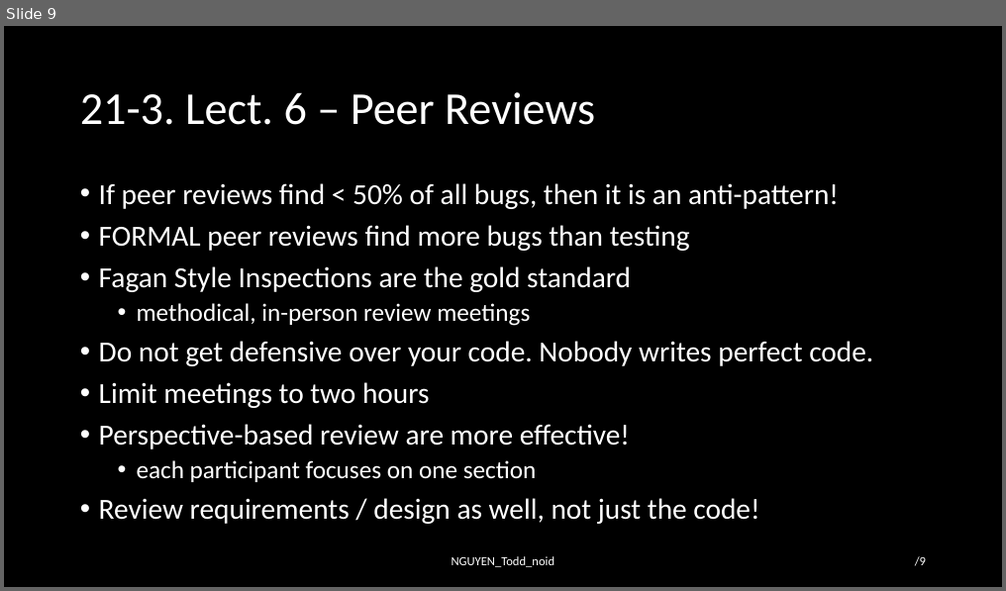
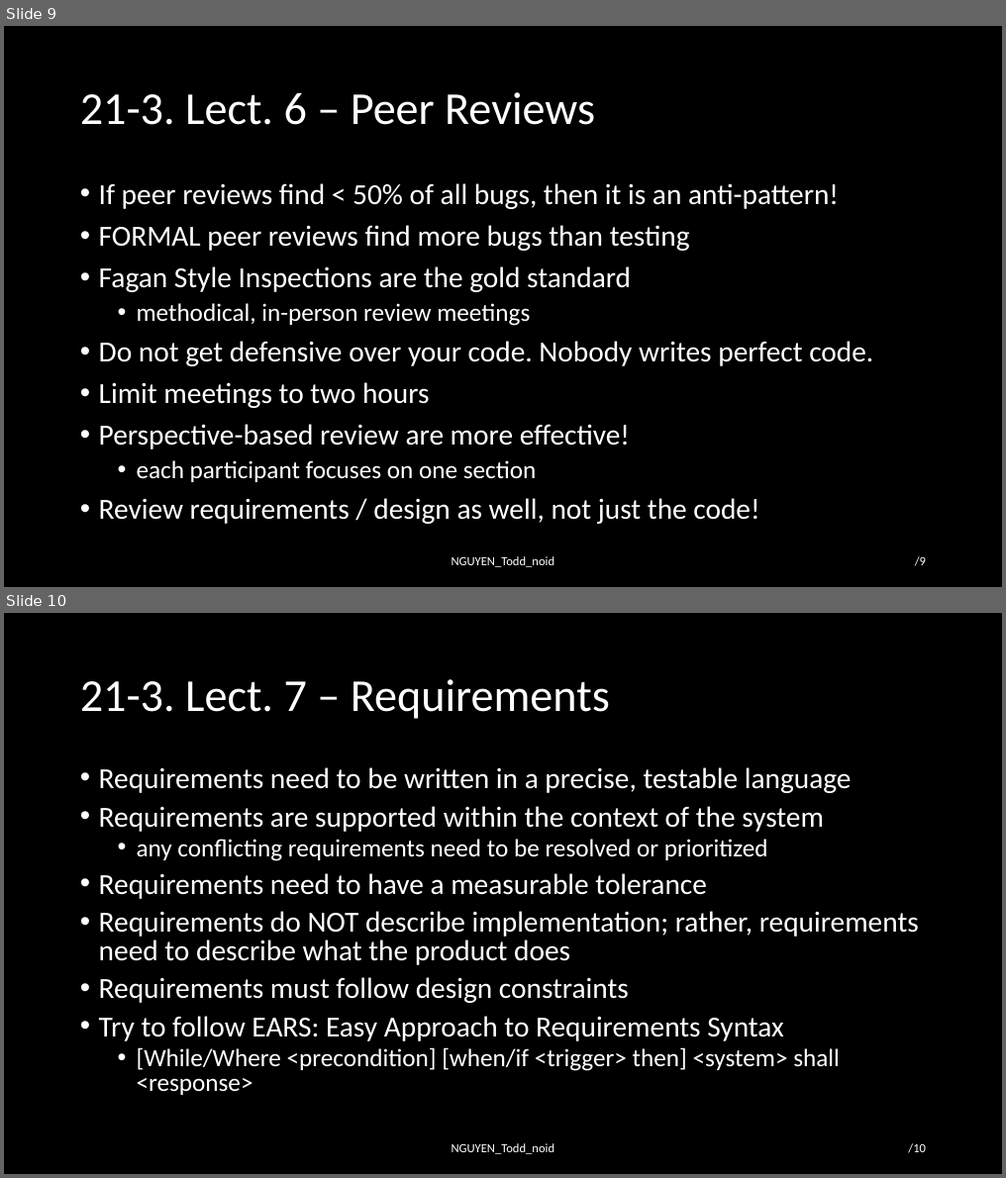
Before and after one commit to toddnguyen-gf/embedded-training, a slide deck: ece-18-642/lec-20-to-24/hw21/HW21_NGUYEN_Todd_noid.pptx. Shown one above the other, each under a label of ours: slide 9 before the commit, slides 9 and 10 after it. The pictures are 1006x591 and 1006x1178 pixels, drawn with LibreOffice and Linux fonts; fonts in the diff are those of the drawing. Boxes give left, top, right and bottom in pixels: in the first picture for what was removed or moved away, otherwise in the second. Text is boxed around its words. In the diff, an @@ line names an element or a change of style, - is before the commit and + after.

Commit message:
HW21: Finish reviewing Lect 6 - 9

```diff
--- a/ece-18-642/lec-20-to-24/hw21/HW21_NGUYEN_Todd_noid.pptx
+++ b/ece-18-642/lec-20-to-24/hw21/HW21_NGUYEN_Todd_noid.pptx
@@ slide 10 added at (4, 613, 1002, 1174), background #000000 @@
@@ title added at (80, 679, 610, 719), 44 pt, text #FFFFFF @@
+21-3. Lect. 7 – Requirements
@@ text added at (99, 767, 919, 1095), 28 pt, text #FFFFFF @@
+• Requirements need to be written in a precise, testable language
+• Requirements are supported within the context of the system
+  • any conflicting requirements need to be resolved or prioritized
+• Requirements need to have a measurable tolerance
+• Requirements do NOT describe implementation; rather, requirements need to describe what the product does
+• Requirements must follow design constraints
+• Try to follow EARS: Easy Approach to Requirements Syntax
+  • [While/Where <precondition] [when/if <trigger> then] <system> shall <response>
@@ text added at (451, 1144, 555, 1155), 12 pt, text #FFFFFF @@
+NGUYEN_Todd_noid
@@ page number added at (908, 1144, 926, 1154), 12 pt, text #FFFFFF @@
+/10
```
Also in this commit, not shown: 2 other slides added.
